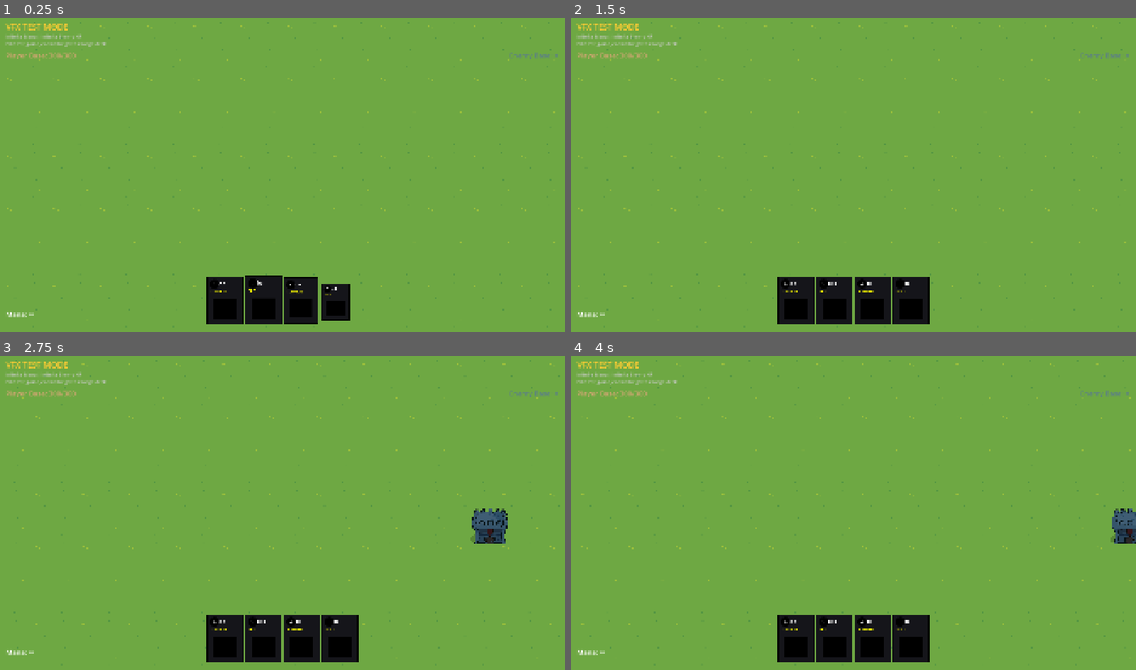
Above: before the commit, frames 1-4 (two rows, left to right).
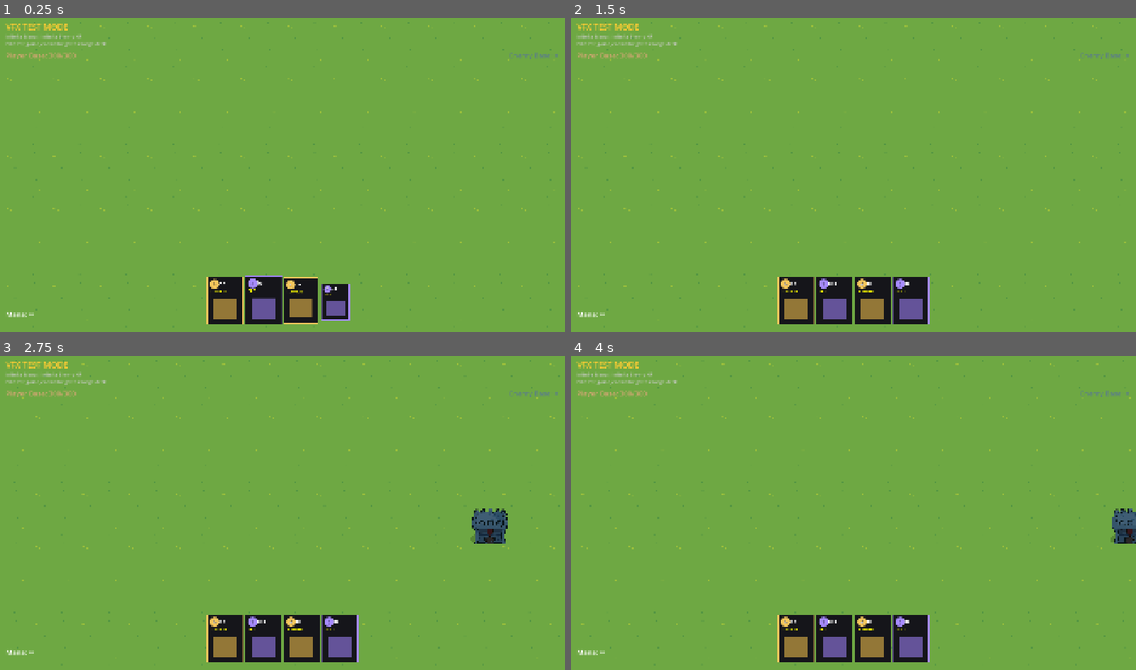
Above: after the commit, the same moments.

Repository: amari-charles/project-summoner
Game: Godot game, scene res://scenes/battlefield/dev/test_battle_vfx.tscn
The game is run twice, just before and just after one commit, with the same random seed, the same clock (stepped at 60 frames per second) and the same inputs. This scene is started directly instead of the project's main scene.
Inputs (mouse positions are in pixels of both pictures, inside the frame that each line leads up to):
- Up to frame 1 (0.25 s): no input
- Up to frame 2 (1.5 s): tap Enter at 0.5 s; drag from (853, 300) to (910, 102) at 0.52 s; tap Space at 1.25 s; drag from (740, 190) to (825, 237) at 1.27 s
- Up to frame 3 (2.75 s): tap Enter at 2 s; move the mouse to (339, 440) at 2.02 s; hold Right (ui_right) from 2.03 s (still down); tap 1 at 2.1 s
- Up to frame 4 (4 s): release Right (ui_right) at 2.75 s; drag from (825, 575) to (684, 462) at 2.77 s; tap Space at 3.5 s; move the mouse to (1023, 560) at 3.52 s; hold Left (ui_left) from 3.53 s (still down); tap 1 at 3.6 s

The runs differ from the first frame. In frame 1, 1.4% of the frame differs, in the area x 36-62%, y 82-98%; in frame 2, 1.4%, in the area x 36-64%, y 82-98%; in frame 3, 1.4%; in frame 4, 1.4%.
Error before the commit: Invalid call. Nonexistent function 'has' in base 'Resource (Card)'. (res://scripts/ui/card_visual_helper.gd:73)
Error after the commit: Invalid call. Nonexistent function 'is_empty' in base 'Nil'. (res://scripts/core/game_controller_3d.gd:219)

Commit message:
Fix Card resource type handling in element color lookup
- Updated get_card_element_color to handle both Card resources and Dictionary data
- Card resources now properly look up catalog data via CardCatalog
- Element objects are converted to string IDs for color lookup
- Removed unused fallback function

Fixes: "Invalid call. Nonexistent function 'has' in base 'Resource (Card)'"

🤖 Generated with [Claude Code](https://claude.com/claude-code)

Co-Authored-By: Claude <noreply@anthropic.com>

Diff:
--- a/scripts/ui/card_visual_helper.gd
+++ b/scripts/ui/card_visual_helper.gd
@@ -67,28 +67,38 @@
 	return base_color.lightened(0.3)
 
 ## Get element color from a card's elemental affinity
-## Checks card's categories.elemental_affinity if it exists
+## Handles both Card resources and Dictionary catalog data
 static func get_card_element_color(card_data) -> Color:
+	var catalog_dict: Dictionary = {}
+
+	# Handle Card resource vs Dictionary
+	if card_data is Card:
+		# Get catalog data from CardCatalog
+		catalog_dict = CardCatalog.get_card(card_data.catalog_id)
+	elif card_data is Dictionary:
+		catalog_dict = card_data
+	else:
+		push_warning("CardVisualHelper: Invalid card_data type")
+		return GameColorPalette.NEUTRAL_MID
+
 	# Check if card has elemental affinity in categories
-	if card_data.has("categories") and card_data.categories.has("elemental_affinity"):
-		var affinity = card_data.categories.elemental_affinity
-		if affinity:
-			return get_element_border_color(affinity)
+	if catalog_dict.has("categories"):
+		var categories = catalog_dict.categories
+		if categories is Dictionary and categories.has("elemental_affinity"):
+			var affinity = categories.elemental_affinity
+			if affinity:
+				# Convert Element object to string if needed
+				var affinity_id = affinity.id if affinity is ElementTypes.Element else str(affinity)
+				return get_element_border_color(affinity_id)
 
 	# Fallback: use card type-based colors
-	return get_fallback_color_for_card_type(card_data.get("card_type", "summon"))
-
-## Fallback colors when card has no elemental affinity
-static func get_fallback_color_for_card_type(card_type: String) -> Color:
-	match card_type.to_lower():
-		"summon":
-			return GameColorPalette.PLAYER_ZONE_ACCENT  # Warm gold
-		"spell":
-			return GameColorPalette.STORM_PRIMARY  # Purple
-		"structure":
-			return GameColorPalette.EARTH_PRIMARY  # Brown
-		_:
-			return GameColorPalette.NEUTRAL_MID
+	var card_type = catalog_dict.get("card_type", 0)
+	if card_type == 0:
+		return GameColorPalette.PLAYER_ZONE_ACCENT  # Summon
+	elif card_type == 1:
+		return GameColorPalette.STORM_PRIMARY  # Spell
+	else:
+		return GameColorPalette.NEUTRAL_MID
 
 ## =============================================================================
 ## CARD LAYOUT HELPERS
